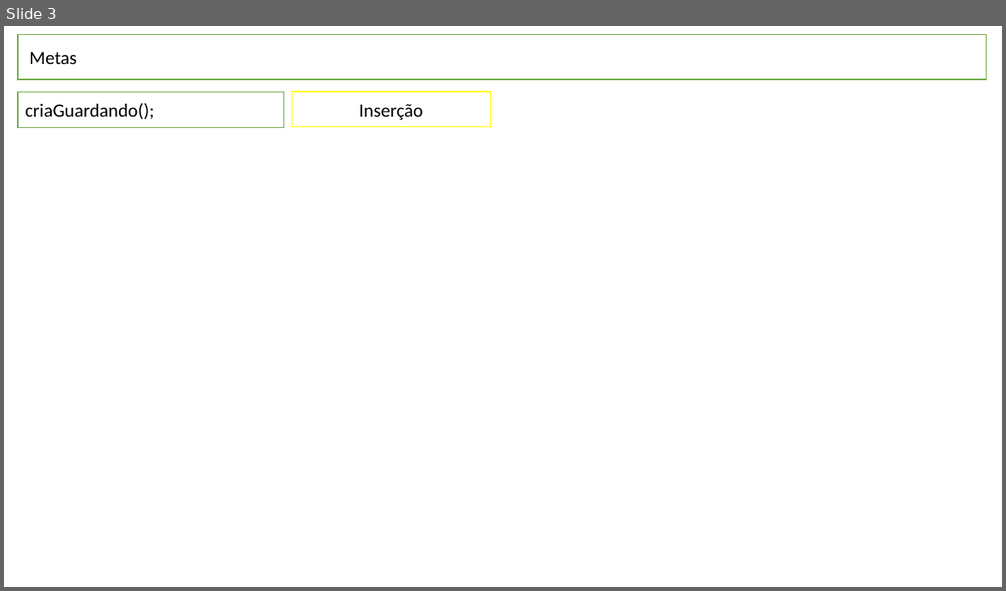
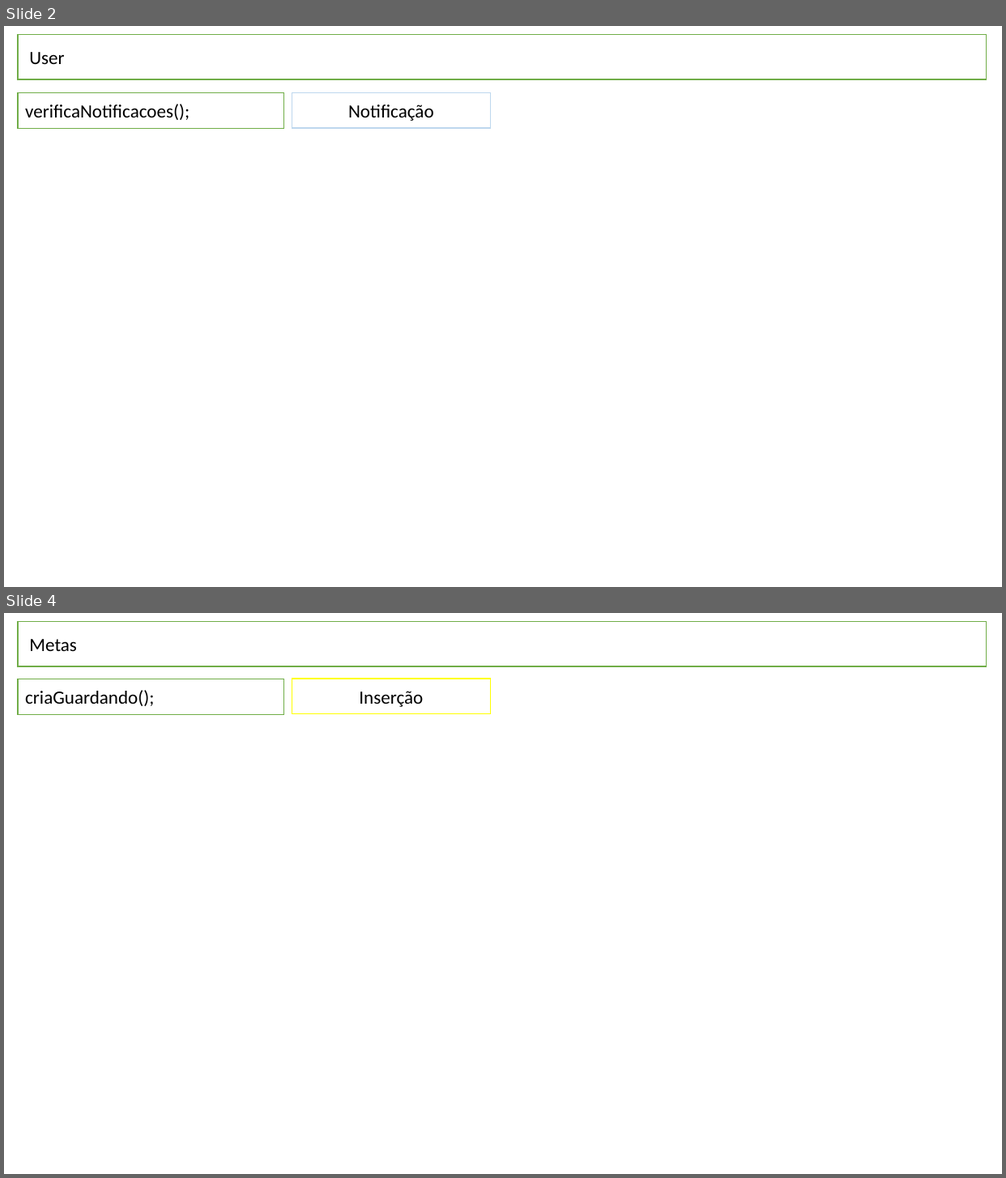
Before and after one commit to MateusRamos/Class_Countpay, a slide deck: ARQUIVOS DE ORGANIZAÇÃO/organizando_funcoes.pptx. Shown one above the other, each under a label of ours: slide 3 before the commit, slides 2 and 4 after it; the slides between them are not shown. The pictures are 1006x591 and 1006x1178 pixels, drawn with LibreOffice and Linux fonts; fonts in the diff are those of the drawing. Boxes give left, top, right and bottom in pixels: in the first picture for what was removed or moved away, otherwise in the second. Text is boxed around its words. In the diff, an @@ line names an element or a change of style, - is before the commit and + after.

```diff
--- a/ARQUIVOS DE ORGANIZAÇÃO/organizando_funcoes.pptx
+++ b/ARQUIVOS DE ORGANIZAÇÃO/organizando_funcoes.pptx
@@ slide 2 added at box(4, 26, 1002, 587), background #FFFFFF @@
@@ rectangle added at box(19, 34, 987, 79), fill #FFFFFF, outline #70AD47 1 pt, 18 pt, text #000000 @@
+User
@@ rectangle added at box(19, 93, 285, 130), fill #FFFFFF, outline #70AD47 1 pt, 18 pt, text #000000 @@
+verificaNotificacoes();
@@ rectangle added at box(292, 92, 491, 129), fill #FFFFFF, outline #BDD7EE 1 pt, 18 pt, text #000000 @@
+Notificação
@@ what was slide 3 is now slide 4 @@
```
Also in this commit, not shown: 2 slides changed, 1 other file.
